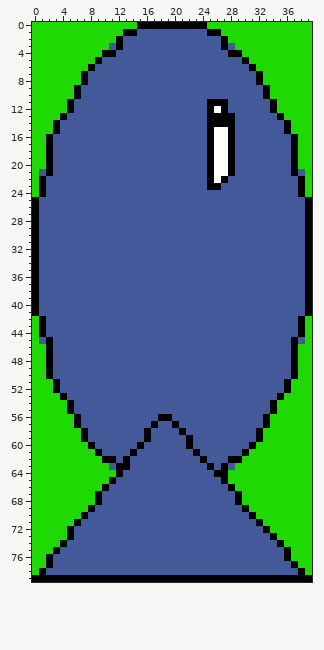
Sprite sheet -- data/salmon.png. Above: the version before the commit.
The file is 40x80 pixels.
The result:
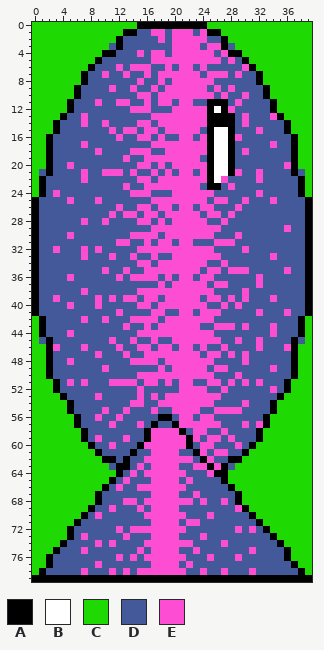
Palette (. is transparent): A #000000  B #ffffff  C #1eda02  D #435999  E #fd4dd3
What changed:
Changed rows in their new state; - is an unchanged pixel.
first column x 3:
 1 --------------EE-EEE-E------------
 2 ---------------E-EEEEE------------
 3 -----------------EEEE-EE----------
 4 ------------E-EE-EEEEEE-E---------
 5 --------------EEEEEEEEEE-E--------
 6 ---------E-EEE--E-EE-E-----E------
 7 -------E--E--E-EEEEEE-EEE-E-------
 8 ------------E--E-EEEEEE-----------
 9 --------E--E--E-EEEEEE-E-E--------
10 ------------EE-EEEEEEEE-E--E------
11 ------E--EE--E-EE-EE------E-------
12 -----------EEE---EEEEE---E--------
13 ----E---------EEEEEEEE-----E---E--
14 ----E--E----EE-EEEEEEE-----E------
15 --------E-EE-EE-EEEEE--------E----
16 ---------E--EE-E--EE-E----E-------
17 ----E---------EEEEEEEE---------E--
18 ------E----EEE--EEEEEE-----E------
19 ----------E--EEEEEEEE-------------
20 --E---------EE-E-EEEEE-----------E
21 ----E--EEE-E--E-E-EE-E----E--E----
22 ----E-------EE-EEEEEEE--E----E----
23 ----------E--EEEEEEEE----E--------
24 E----------EEE---EEEEEE------E----
25 --E---E-------EEEEEEEE-EE--E---E--
26 ---------E--EE-EE-EE-EE---E-------
27 --------E-EE-EE-EEEEE-EE-E--------
28 ----E--E----EE-E-EEEEE--E---------
29 --------------EEEEEEEEEE---------E
30 --E--------EEEE-EEEEEEE---E-------
31 ---------EE--E-EE-EE---EEE--------
32 E---E-E-----EEEEEEEEEEE----E------
33 ----E---E--E--E--EEEEEEE-------E--
34 ------------EE-EEEEEEE--E---------
35 -------E--E--EEEEEEEE-EE-EEE-----E
36 --E------E-EEEE-E-EE-EE------E----
37 ---------------E-EEEEE-EE----E----
38 ----E-------EEEEEEEEEEE----E------
39 E-----E-E-EE-EE-EEEEE-EE-E-E---E--
40 --E---E-----EE-EEEEEEE--E-E-------
41 ---------E----EE--EE-EEE-----E---E
42 ----E--E---EEEE-EEEEEEE-----------
43 ----------E--E-EEEEEE--EEE-E---E--
44 --E---------EEEEEEEEEEE--------E--
45 --------E--E--E--EEEEEEE--E--E----
46 E---E----E--EE-EE-EE-E--E----E---E
47 ------E---E--EEEEEEEE-EE-E-E------
48 --E--------EEEE-EEEEEEE----E------
49 -------E-------E-EEEEE-EE------E--
50 ------------EEEEEEEEEEE---E-------
51 --E-E---EEEE-EE-E-EE--EE-E-E-E----
52 ------------E-----EEEE--E------E--
53 ------E-----E-E-EEEEEEEE----------
54 -----------EE--EEEEEEEE----E------
55 -------E--E---E--EEEE--EEEE-------
56 ------E--E--------EE-EE-----------
57 --------E---E-----EEEEEE---E-E----
58 --------------EEEE--EE--E---------
59 ------E---E---EEEEE-E-EE-E--------
60 --------E----EEEEEE--EE---E-------
61 --------------EEEE---E-EE---------
62 -------------EEEEEEE--E-----------
63 ------------E-EEEE--EE-E----------
64 -----------E-EEEEEE---E-----------
65 ----------E---EEEE-E--------------
66 ---------E--EEEEEEE---------------
67 --------------EEEE--E-------------
68 ----------EE-EEEEEEE-E--E---------
69 --------E---E-EEEE--------E-------
70 ------E------EEEEEE---E-----------
71 --------------EEEE-EE-------------
72 ---------E-EEEEEEEE-------E-E-----
73 ----E-----E---EEEE---E------------
74 ------E-E----EEEEEEE----E---------
75 ----E-------E-EEEE--E-------E-----
76 ---------E-E-EEEEEE---E---E-------
77 ------E-------EEEE-E--------------
78 ----E---E-E-EEEEEEE--E--E---E-----
Where, in picture pixels (left, top, right, bottom), the same in both pictures:
changed: (53, 29, 291, 575)
